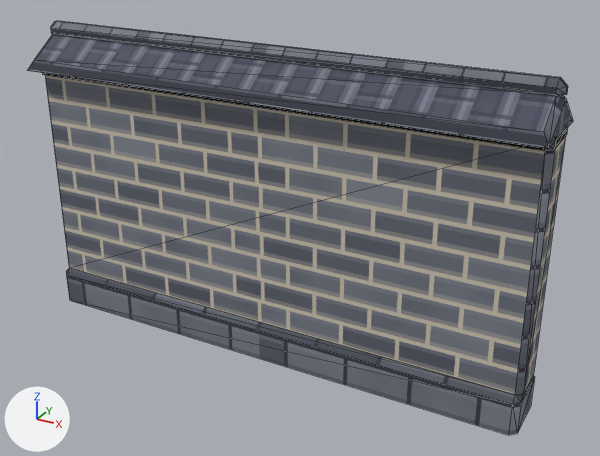
The glTF model godot/assets/blender/cn_courtyard_wall_1.glb: old version first, new version second.
One viewpoint serves both versions: a camera (50 mm lens) standing at (2.93, -4.89, 3.52) and looking at (0.21, 0.05, 1.05). Lighting does not change. The marker at lower left points along +X, +Y and +Z. The older version comes first. Mesh edges are drawn as thin lines. Vertices at exactly the same position are counted once.

The first picture shows 'cn_courtyard_wall_2'.
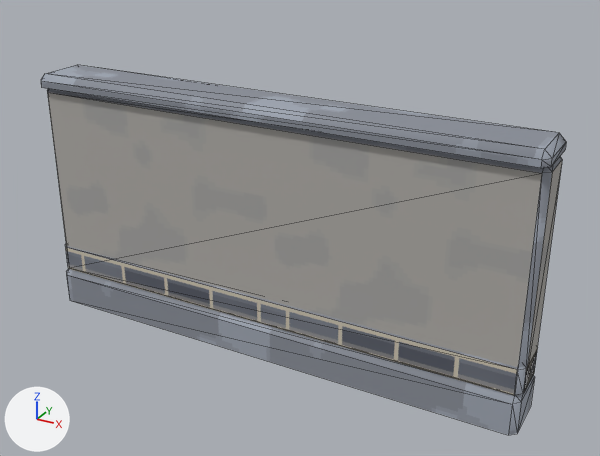
What differs and where, as boxes [x1, y1, x2, y2] in the pictures (600 x 456 px; the box of a moved part takes in the faces that stretch with it):
'cn_courtyard_wall_2', reshaped (11% shorter): before [28, 21, 573, 435]; after [41, 65, 566, 435]
part 1 of me_cn_courtyard_wall_2, moved or reshaped: before [42, 73, 568, 151]; after [41, 65, 566, 168]
part 2 of me_cn_courtyard_wall_2, added: after [65, 244, 538, 395]
part 3 of me_cn_courtyard_wall_2, deleted: before [51, 21, 568, 95]
part 4 of me_cn_courtyard_wall_2, deleted: before [28, 34, 573, 149]
part 5 of me_cn_courtyard_wall_2, moved or reshaped: before [45, 75, 566, 395]; after [47, 89, 562, 392]
part 6 of me_cn_courtyard_wall_2, recoloured: before [66, 149, 555, 435]; after [47, 89, 562, 435]
part 7 of me_cn_courtyard_wall_2, recoloured: before [45, 75, 566, 395]; after [47, 92, 562, 392]

The change, as a diff of the scene's bpy script:
```diff
--- a/godot/assets/blender/cn_courtyard_wall_1.glb.py
+++ b/godot/assets/blender/cn_courtyard_wall_1.glb.py
@@ img_pw_cement @@
+img_pw_cement = load_image('pw_cement', '_unpacked/pw_cement', 64, 64, 'sRGB')
@@ img_pw_render_cn @@
+img_pw_render_cn = load_image('pw_render_cn', '_unpacked/pw_render_cn', 64, 64, 'sRGB')
@@ mat_pw_cement @@
+mat_pw_cement = principled_material('pw_cement')
+mat_pw_cement.texture = img_pw_cement
+mat_pw_cement.roughness = 0.9
@@ mat_pw_render_cn @@
+mat_pw_render_cn = principled_material('pw_render_cn')
+mat_pw_render_cn.texture = img_pw_render_cn
+mat_pw_render_cn.roughness = 0.9
@@ me_cn_courtyard_wall_2 @@
 # used by ob_cn_courtyard_wall_2; location = (0.0, 0.0, 0.0)
 # verts and faces of me_cn_courtyard_wall_2; kept vertices keep their numbers, new ones are numbered from 98
 # before: 20 (-1.95, 0.13, 2.1), 21 (-2.0, 0.13, 2.05), 22 (-1.95, 0.18, 2.05), 23 (-2.0, -0.13, 2.05), 24 (-1.95, -0.13, 2.1)
 # before: 25 (-1.95, -0.18, 2.05), 30 (1.95, -0.13, 2.1), 31 (2.0, -0.13, 2.05) at pixel (556, 139), 32 (1.95, -0.18, 2.05), 33 (2.0, 0.13, 2.05) at pixel (566, 127)
 # before: 34 (1.95, 0.13, 2.1), 35 (1.95, 0.18, 2.05)
-me_cn_courtyard_wall_2.from_pydata(...)  # 98 vertices, 146 faces; spans x -2.0..2.0, y -0.31..0.31, z 0.0..2.38
-me_cn_courtyard_wall_2.materials.append(mat_pw_tile_cn)  # picture img_pw_tile_cn
-me_cn_courtyard_wall_2.materials.append(mat_pw_roof_cap)  # picture img_pw_roof_cap
+me_cn_courtyard_wall_2.from_pydata(...)  # 80 vertices, 120 faces; spans x -2.0..2.0, y -0.23..0.23, z 0.0..2.0
+# me_cn_courtyard_wall_2 part 1: the loose piece of 20 vertices spanning x -2.0..2.0, y -0.21..0.21, z 2.0..2.1 is scaled about its middle by (1, 1.11, 1), then moved by (0.0, 0.0, -0.1), in mat_pw_cement (picture img_pw_cement)
+# me_cn_courtyard_wall_2 part 2: the loose piece of 20 vertices spanning x -2.0..2.0, y -0.22..0.22, z 0.0..0.3 is copied, and the copy is scaled about its middle by (1, 0.845, 0.817), then moved by (0.0, 0.0, 0.27); it spans x -2.0..2.0, y -0.19..0.19, z 0.3..0.55
+# me_cn_courtyard_wall_2 part 3: the loose piece of 20 vertices spanning x -2.0..2.0, y -0.06..0.06, z 2.29..2.38 is deleted
+# me_cn_courtyard_wall_2 part 4: the loose piece of 18 vertices spanning x -2.0..2.0, y -0.31..0.31, z 2.05..2.29 is deleted
+# me_cn_courtyard_wall_2 part 5
+for i in [*range(20, 26), *range(30, 36)]: verts[i] += (0.0, 0.0, -0.2)
+# me_cn_courtyard_wall_2 part 6: 50 faces spanning x -2.0..2.0, y -0.22..0.22, z 0.0..1.9 switch from mat_pw_stone (picture img_pw_stone) to mat_pw_cement (picture img_pw_cement)
+# me_cn_courtyard_wall_2 part 7: 10 faces spanning x -2.0..2.0, y -0.18..0.18, z 0.3..1.9 switch from mat_pw_brick_grey (picture img_pw_brick_grey) to mat_pw_render_cn (picture img_pw_render_cn)
```
